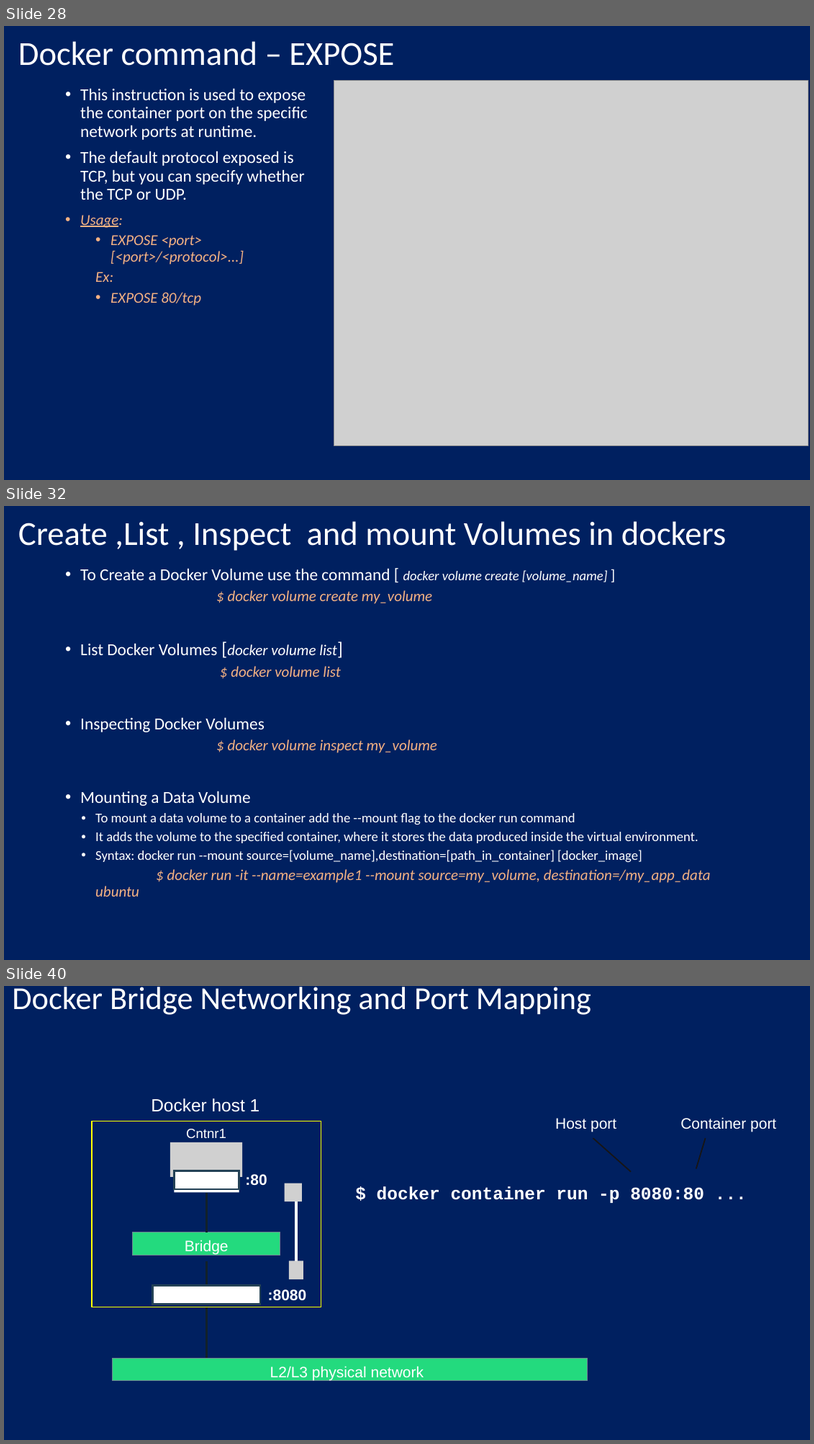
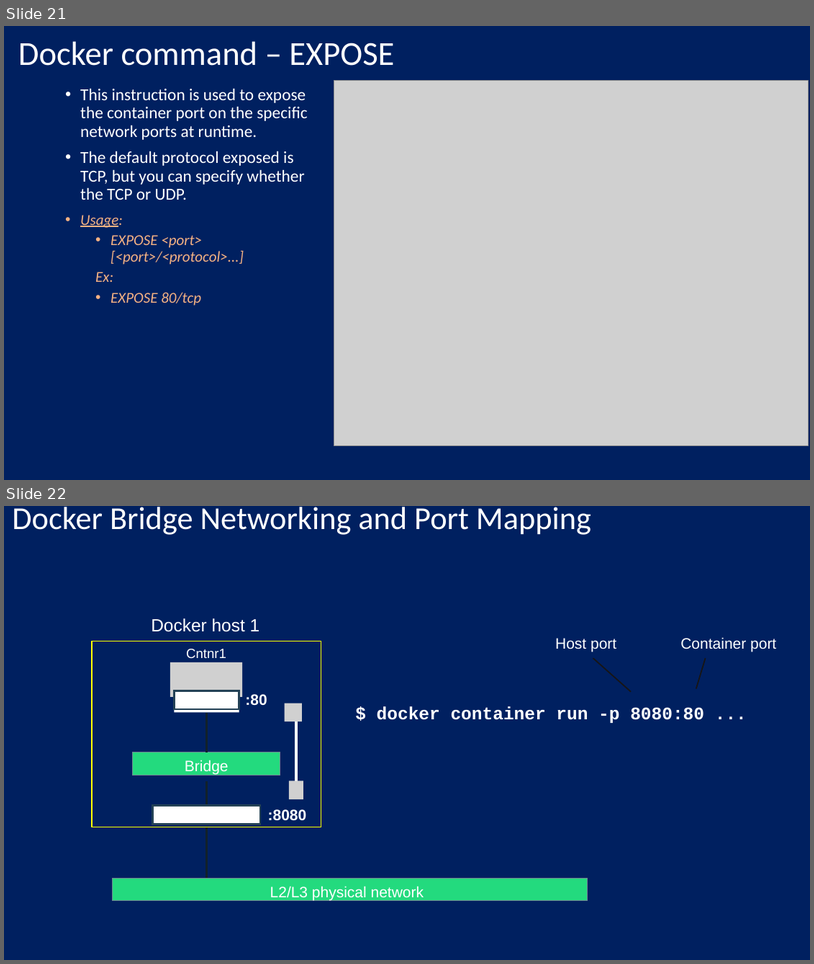
Before and after one commit to nitinmanojkumar/2024-08Oct-01Oct-THI-K8s, a slide deck: Docker-Master-Presentation.ppt. Shown one above the other, each under a label of ours: slides 28, 32 and 40 before the commit, slides 21 and 22 after it; the slides between them are not shown. The pictures are 814x1444 and 814x964 pixels, drawn with LibreOffice and Linux fonts; fonts in the diff are those of the drawing; grey boxes stand for pictures; background and template pictures are left out. Boxes give left, top, right and bottom in pixels: in the first picture for what was removed or moved away, otherwise in the second. Text is boxed around its words. In the diff, an @@ line names an element or a change of style, - is before the commit and + after.

Commit message:
Updated Dockerfile

```diff
--- a/Docker-Master-Presentation.ppt
+++ b/Docker-Master-Presentation.ppt
@@ slide 32 removed at [4,506,810,960], background #002060 @@
@@ title removed at [18,521,726,551] @@
-Create ,List , Inspect and mount Volumes in dockers
@@ text removed at [80,568,711,883] @@
-• To Create a Docker Volume use the command [ docker volume create [volume_name] ]
-  $ docker volume create my_volume
-• List Docker Volumes [docker volume list]
-  $ docker volume list
-• Inspecting Docker Volumes
-  $ docker volume inspect my_volume
-• Mounting a Data Volume
-  • To mount a data volume to a container add the --mount flag to the docker run command
-  • It adds the volume to the specified container, where it stores the data produced inside the virtual environment.
-  • Syntax: docker run --mount source=[volume_name],destination=[path_in_container] [docker_image]
-  $ docker run -it --name=example1 --mount source=my_volume, destination=/my_app_data ubuntu
@@ what was slide 28 is now slide 21 @@
@@ what was slide 40 is now slide 22 @@
```
Also in this commit, not shown: 21 other slides removed.
